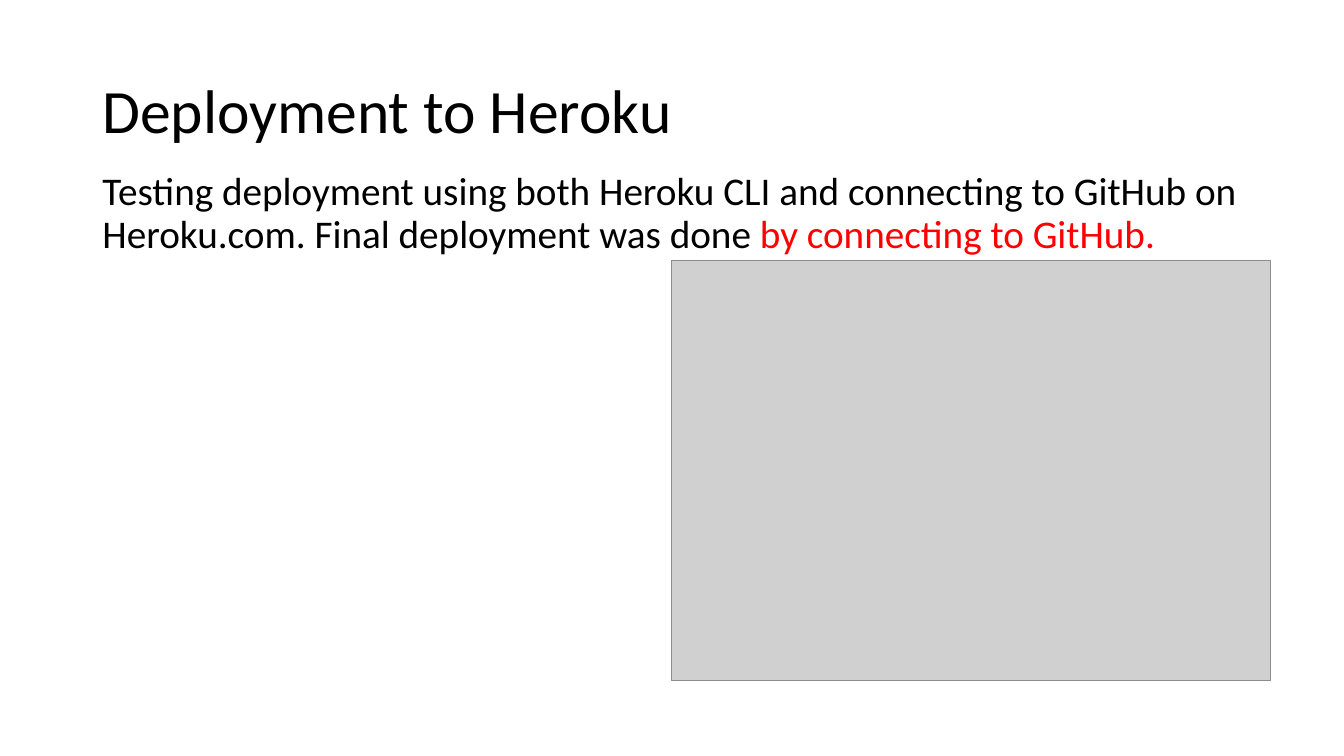
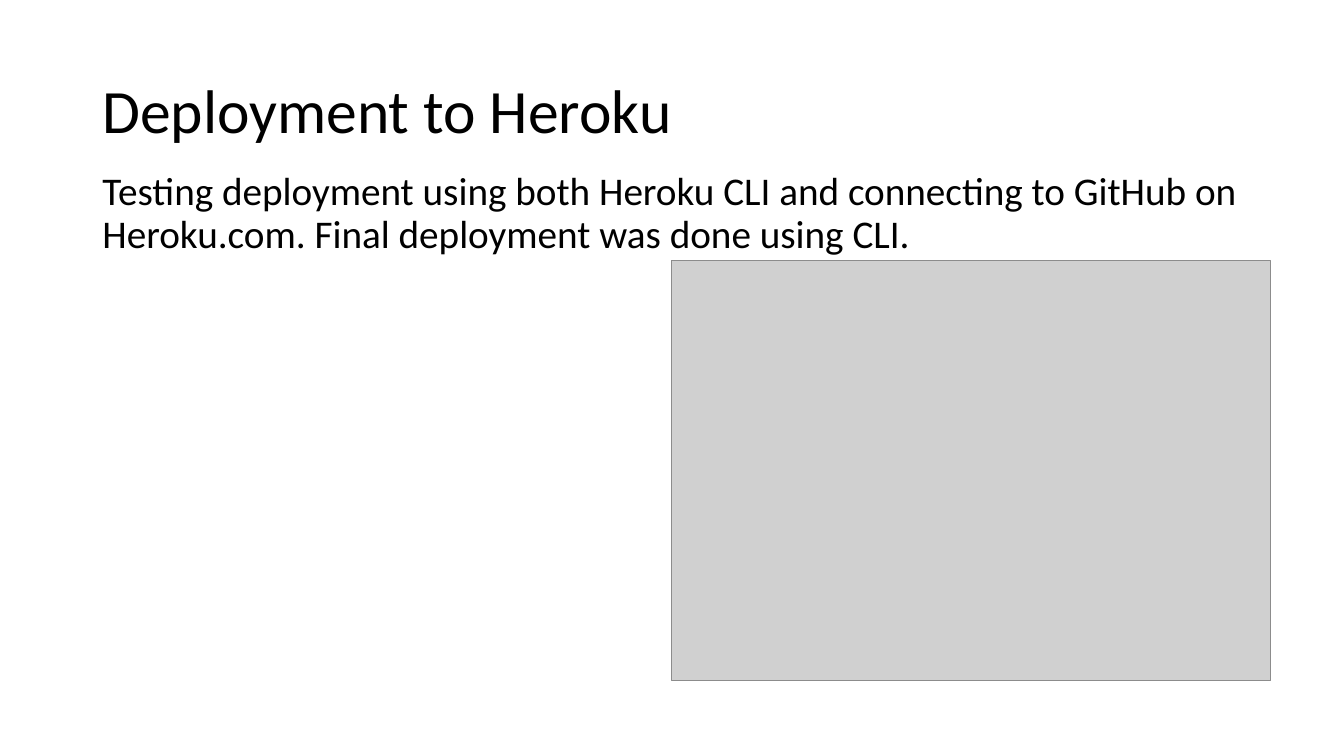
Before and after one commit to jkunnas58/dat250_netbank_fall_2020, a slide deck: slide 23 of Project_report_group_9.pptx. Drawn at 1344x756 pixels with LibreOffice and Linux fonts; fonts in the diff are those of the drawing; grey boxes stand for pictures. Boxes give left, top, right and bottom in pixels: in the first picture for what was removed or moved away, otherwise in the second. Text is boxed around its words. In the diff, an @@ line names an element or a change of style, - is before the commit and + after.

Commit message:
Update PP

```diff
--- a/Project_report_group_9.pptx
+++ b/Project_report_group_9.pptx
@@ text at (102, 177, 1236, 255): text changed @@
-Testing deployment using both Heroku CLI and connecting to GitHub on Heroku.com. Final deployment was done by connecting to GitHub.
+Testing deployment using both Heroku CLI and connecting to GitHub on Heroku.com. Final deployment was done using CLI.
```
Also in this commit, not shown: 1 other slide changed.
